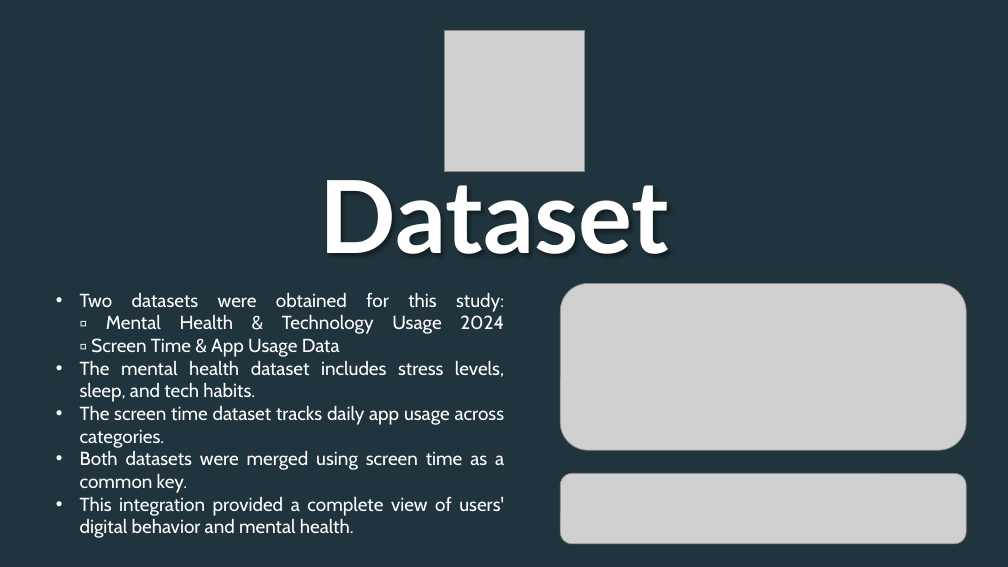
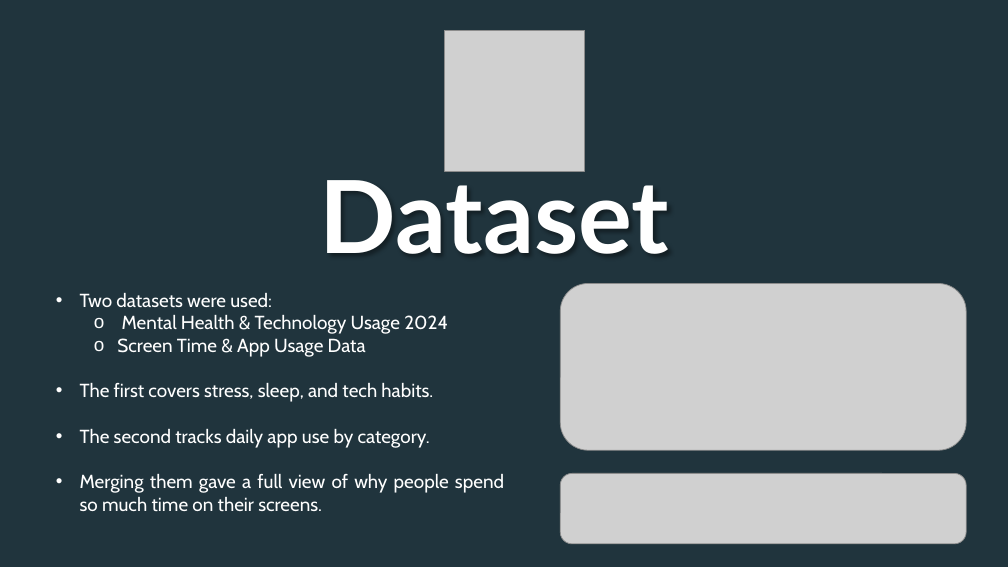
Before and after one commit to F1a23/Python_Team, a slide deck: slide 5 of Project1/Presentation1.pptx. Drawn at 1008x567 pixels with LibreOffice and Linux fonts; fonts in the diff are those of the drawing; grey boxes stand for pictures; background and template pictures are left out; a plain dark background stands for a picture behind light text. Boxes give left, top, right and bottom in pixels: in the first picture for what was removed or moved away, otherwise in the second. Text is boxed around its words. In the diff, an @@ line names an element or a change of style, - is before the commit and + after.

```diff
--- a/Project1/Presentation1.pptx
+++ b/Project1/Presentation1.pptx
@@ text at bbox=[80, 293, 504, 512]: text changed @@
-• Two datasets were obtained for this study:
-  ▫ Mental Health & Technology Usage 2024
-  ▫ Screen Time & App Usage Data
-• The mental health dataset includes stress levels, sleep, and tech habits.
-• The screen time dataset tracks daily app usage across categories.
-• Both datasets were merged using screen time as a common key.
-• This integration provided a complete view of users' digital behavior and mental health.
+• Two datasets were used:
+  o Mental Health & Technology Usage 2024
+  o Screen Time & App Usage Data
+• The first covers stress, sleep, and tech habits.
+• The second tracks daily app use by category.
+• Merging them gave a full view of why people spend so much time on their screens.
```
Also in this commit, not shown: 13 other slides changed, 8 slides added, 6 slides removed, 3 other files.
